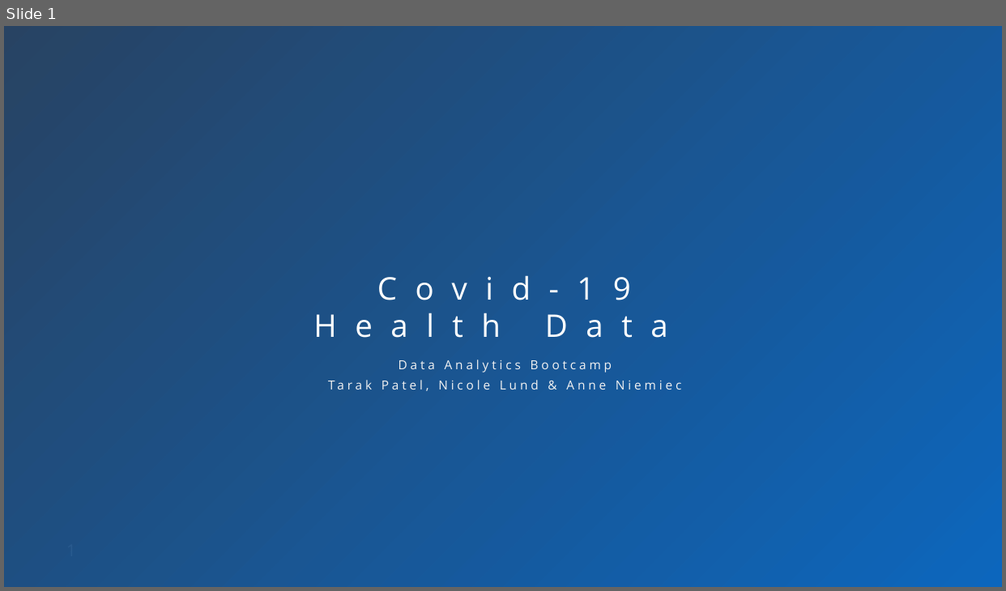
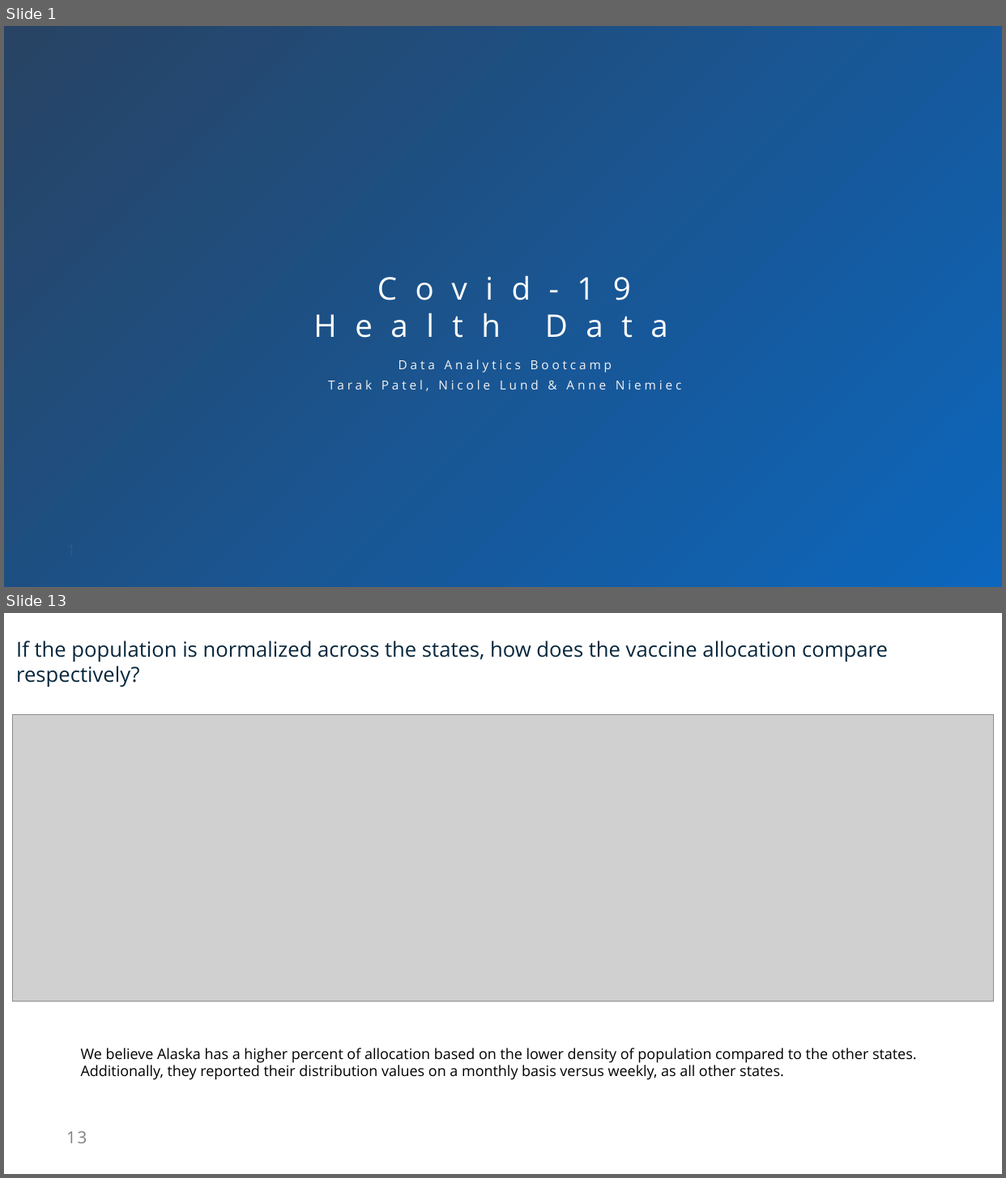
Before and after one commit to AnneNiemiec/Project_One, a slide deck: presentation/Project_one.pptx. Shown one above the other, each under a label of ours: slide 1 before the commit, slides 1 and 13 after it; the slides between them are not shown. The pictures are 1006x591 and 1006x1178 pixels, drawn with LibreOffice and Linux fonts; fonts in the diff are those of the drawing; grey boxes stand for pictures; background and template pictures are left out; a plain dark background stands for a picture behind light text. Boxes give left, top, right and bottom in pixels: in the first picture for what was removed or moved away, otherwise in the second. Text is boxed around its words. In the diff, an @@ line names an element or a change of style, - is before the commit and + after.

```diff
--- a/presentation/Project_one.pptx
+++ b/presentation/Project_one.pptx
@@ slide 13 added at (x1=4, y1=613, x2=1002, y2=1174), background #FFFFFF; not listed: 1 template element that a slide beside it also shows @@
@@ text added at (x1=16, y1=641, x2=888, y2=662), 40 pt, text #08273C @@
+If the population is normalized across the states, how does the vaccine allocation compare respectively?
@@ picture added at (x1=13, y1=715, x2=993, y2=1002) @@
@@ text added at (x1=81, y1=1048, x2=917, y2=1080), 28 pt, text #000000 @@
+We believe Alaska has a higher percent of allocation based on the lower density of population compared to the other states. Additionally, they reported their distribution values on a monthly basis versus weekly, as all other states.
```
Also in this commit, not shown: 6 slides changed, 7 other slides added, 20 slides removed, 2 other files.
